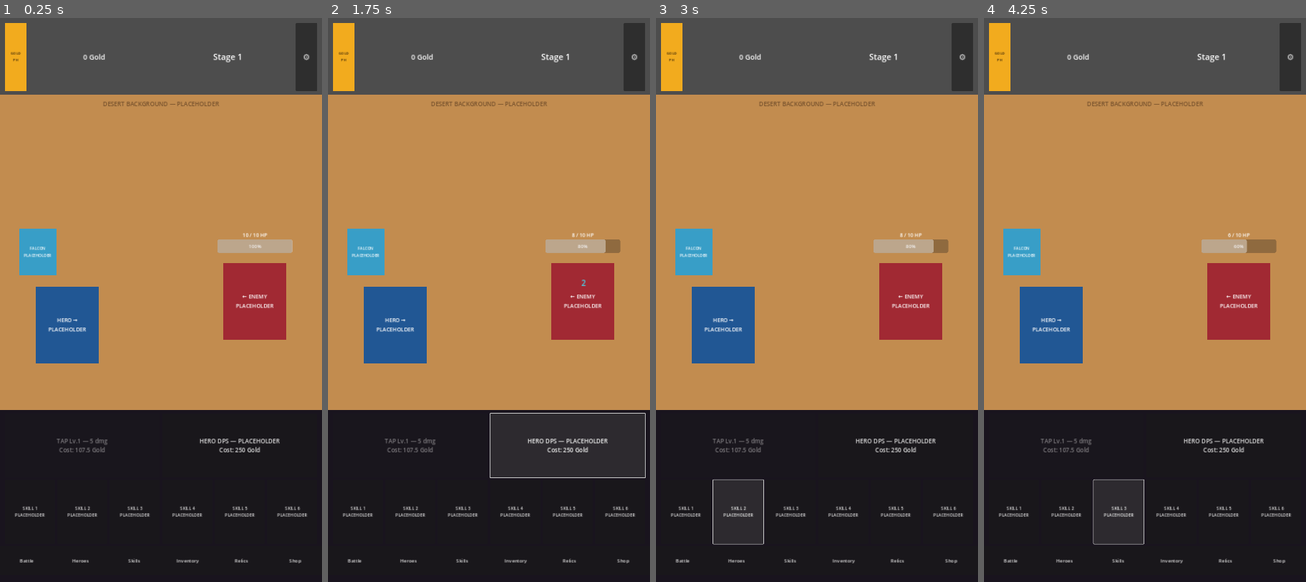
Above: before the commit, frames 1-4 (left to right).
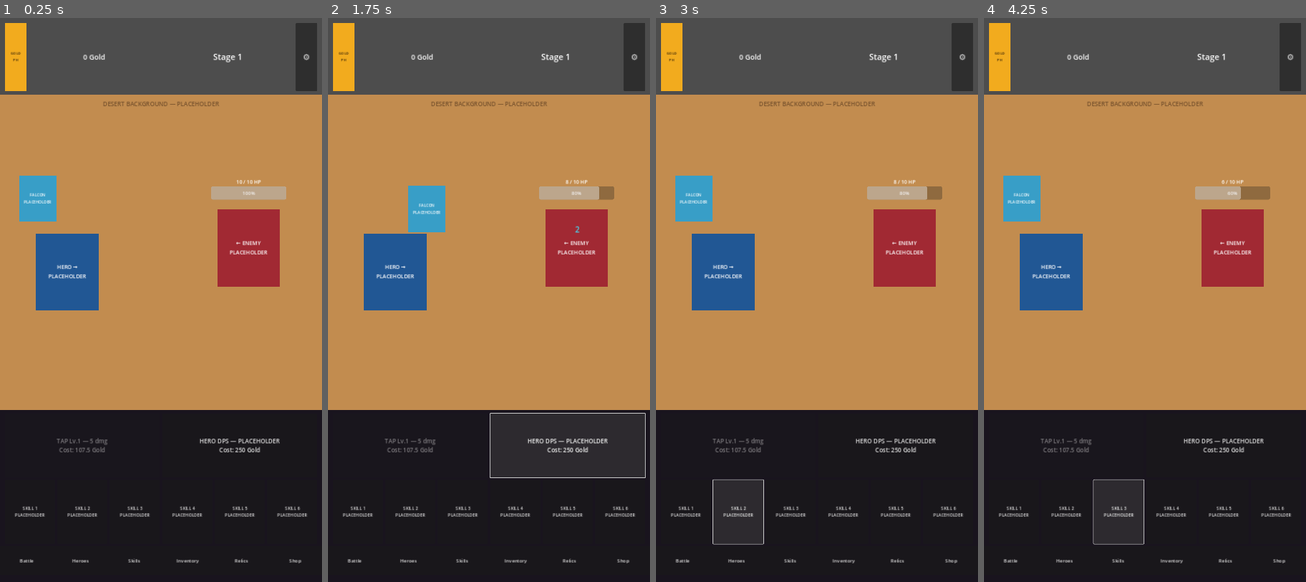
Above: after the commit, the same moments.

Repository: vk1ngv909-maker/vK1NGz
Game: Godot game, scene res://scenes/boot/boot.tscn
The game is run twice, just before and just after one commit, with the same random seed, the same clock (stepped at 60 frames per second) and the same inputs.
Inputs:
- Up to frame 1 (0.25 s): no input
- Up to frame 2 (1.75 s): click "⚙" at 0.5 s; click "HERO DPS — PLACEHOLDER Cost: …" at 1.25 s
- Up to frame 3 (3 s): click "SKILL 1 PLACEHOLDER" at 2 s; click "SKILL 2 PLACEHOLDER" at 2.75 s
- Up to frame 4 (4.25 s): click "SKILL 3 PLACEHOLDER" at 3.5 s

The runs differ from the first frame. In frame 1, 9.6% of the frame differs, in the area x 6-91%, y 27-62%; in frame 2, 9.6%, in the area x 6-91%, y 28-62%; in frame 3, 9.6%; in frame 4, 9.6%.

Commit message:
Close Gate 2: falcon strike, boss failure/retry, composition, pool bounds
Falcon now lunges toward the enemy on the same frame its cyan damage number
appears, so it visibly owns its damage instead of silently contributing.

Capture the two states that were previously only proven in logic: boss failure
(BOSS FAILED / TIME UP, gold kept, Retry Boss offered) and the state after
pressing Retry (boss battle resumed, timer and HP restored).

Raise the actors from the lower edge into the middle band, removing the dead
space that the first composition pass left at the top of the combat area.

Add test_pool_bounds.gd proving the damage-number pool stabilises at 32 nodes
after 1200 hits rather than growing without bound.

All suites pass (98 assertions). Layout re-verified at 720x1280, 1080x1920 and
1080x2400 after the changes.

Co-Authored-By: Claude Opus 5 <noreply@anthropic.com>
Claude-Session: https://claude.ai/code/session_01LtdD2JM14sFEfe94V3vXFe

Diff:
--- a/scripts/combat/combat_arena.gd
+++ b/scripts/combat/combat_arena.gd
@@ -17,6 +17,7 @@
 @onready var damage_pool: DamageNumberPool = %DamageNumberPool
 
 var combat: CombatState
+var _falcon_tween: Tween
 var _enemy_tween: Tween
 var _flash_tween: Tween
 var _death_in_progress: bool = false
@@ -50,6 +51,24 @@
 		_react_to_attack(falcon_result)
 
 
+func debug_retry() -> void:
+	## Test-only: press Retry Boss through the same handler the button uses.
+	_on_retry_boss()
+
+
+func debug_falcon() -> void:
+	## Test-only: force one falcon attack so its cyan damage and the strike can
+	## be captured in the same frame.
+	_react_to_attack(combat.falcon_tick(999.0))
+
+
+func debug_fail_boss() -> void:
+	## Test-only: burn the boss timer to force the failure state.
+	while not combat.awaiting_retry and combat.is_boss:
+		combat.tick(1.0)
+	_refresh_hud()
+
+
 func debug_tap() -> void:
 	## Test-only hook so automated capture can drive real taps through the same
 	## path as a player touch, giving genuine in-motion visual evidence.
@@ -78,11 +97,27 @@
 	damage_pool.show_damage(damage, kind, enemy.position + enemy.size * 0.5)
 	_refresh_hp()
 	_play_hit_reaction()
+	if kind == "falcon":
+		_play_falcon_strike()
 	if result.get("killed", false):
 		_death_in_progress = true
 		if result.get("stage_advanced", false):
 			_save_combat()
 		_play_death_reaction()
+
+
+func _play_falcon_strike() -> void:
+	## The falcon must visibly own its damage: it lunges toward the enemy on the
+	## same frame the cyan number appears, then returns beside the hero.
+	if not is_instance_valid(falcon) or not is_instance_valid(enemy):
+		return
+	if _falcon_tween != null and _falcon_tween.is_running():
+		_falcon_tween.kill()
+	var rest: Vector2 = falcon.position
+	var toward: Vector2 = rest + (enemy.position - rest) * 0.45
+	_falcon_tween = create_tween()
+	_falcon_tween.tween_property(falcon, "position", toward, 0.11).set_trans(Tween.TRANS_QUAD).set_ease(Tween.EASE_OUT)
+	_falcon_tween.tween_property(falcon, "position", rest, 0.22).set_trans(Tween.TRANS_QUAD).set_ease(Tween.EASE_IN)
 
 
 func _play_hit_reaction() -> void:
--- a/scripts/ui/game.gd
+++ b/scripts/ui/game.gd
@@ -27,6 +27,21 @@
 			if arena != null and arena.has_method("debug_tap"):
 				arena.debug_tap()
 			await get_tree().process_frame
+	if "--demo-falcon" in args:
+		var ar: Node = get_tree().get_first_node_in_group("combat_arena")
+		if ar != null and ar.has_method("debug_falcon"):
+			ar.debug_falcon()
+		await get_tree().process_frame
+	if "--demo-boss-fail" in args:
+		var ab: Node = get_tree().get_first_node_in_group("combat_arena")
+		if ab != null and ab.has_method("debug_fail_boss"):
+			ab.debug_fail_boss()
+		await get_tree().process_frame
+	if "--demo-retry" in args:
+		var ar2: Node = get_tree().get_first_node_in_group("combat_arena")
+		if ar2 != null and ar2.has_method("debug_retry"):
+			ar2.debug_retry()
+		await get_tree().process_frame
 	await get_tree().process_frame
 	await get_tree().process_frame
 	var shot: Image = get_viewport().get_texture().get_image()
--- a/scripts/ui/hud.gd
+++ b/scripts/ui/hud.gd
@@ -34,13 +34,16 @@
 		area_size.x * ACTOR_WIDTH_RATIO,
 		area_size.y * ACTOR_HEIGHT_RATIO
 	)
+	# Actors sit in the middle band, not the lower edge. This leaves headroom
+	# above for the boss banner, timer and rising damage numbers, and stops the
+	# large dead area that the first composition pass left at the top.
 	var hero_position := Vector2(
 		area_size.x * 0.10,
-		area_size.y * 0.60
+		area_size.y * 0.42
 	)
 	var enemy_position := Vector2(
-		area_size.x * 0.70,
-		area_size.y * 0.52
+		area_size.x * 0.68,
+		area_size.y * 0.34
 	)
 
 	hero.size = actor_size
--- /dev/null
+++ b/tests/unit/test_pool_bounds.gd
@@ -0,0 +1,44 @@
+extends SceneTree
+## Proves the damage-number pool bounds allocation: node count must STABILISE
+## under sustained rapid tapping, not grow without limit.
+
+var failed: int = 0
+func ck(l: String, c: bool, got: String = "") -> void:
+	if c: print("  ok   ", l)
+	else:
+		failed += 1; print("  FAIL ", l, "  got=", got)
+
+func _init() -> void:
+	var Pool = load("res://scripts/combat/damage_number_pool.gd")
+	var BN = load("res://scripts/utilities/big_number.gd")
+	var host := Control.new()
+	get_root().add_child(host)
+	var pool = Pool.new()
+	host.add_child(pool)
+	await process_frame
+
+	var after_ready: int = pool.get_child_count()
+	ck("pool pre-allocates", after_ready > 0, str(after_ready))
+
+	# Blast far more numbers than the pool size, repeatedly.
+	var kinds := ["normal", "critical", "falcon"]
+	for burst in range(20):
+		for i in range(50):
+			pool.show_damage(BN.from_float(float(i + 1)), kinds[i % 3], Vector2(100, 200))
+		await process_frame
+	var after_burst: int = pool.get_child_count()
+	ck("node count stable after 1000 hits", after_burst == after_ready,
+		"start=%d now=%d" % [after_ready, after_burst])
+
+	# Let tweens finish, then blast again — still must not grow.
+	for i in range(30):
+		await process_frame
+	for i in range(200):
+		pool.show_damage(BN.from_float(7.0), "normal", Vector2(50, 50))
+	await process_frame
+	var final_count: int = pool.get_child_count()
+	ck("node count stable after 1200 total", final_count == after_ready,
+		"start=%d final=%d" % [after_ready, final_count])
+
+	print("POOL: FAIL %d" % failed if failed > 0 else "POOL: all passed (stable at %d nodes)" % after_ready)
+	quit(1 if failed > 0 else 0)
Binary file added: docs/evidence/combat_boss_fail.png
Binary file added: docs/evidence/combat_boss_retry.png
Binary file added: docs/evidence/combat_falcon.png
Binary file changed: docs/evidence/hud_1080x2400_tall.png
Binary file changed: docs/evidence/hud_720x1280.png
Not shown, changed: docs/GAUNTLET_LEDGER.md
